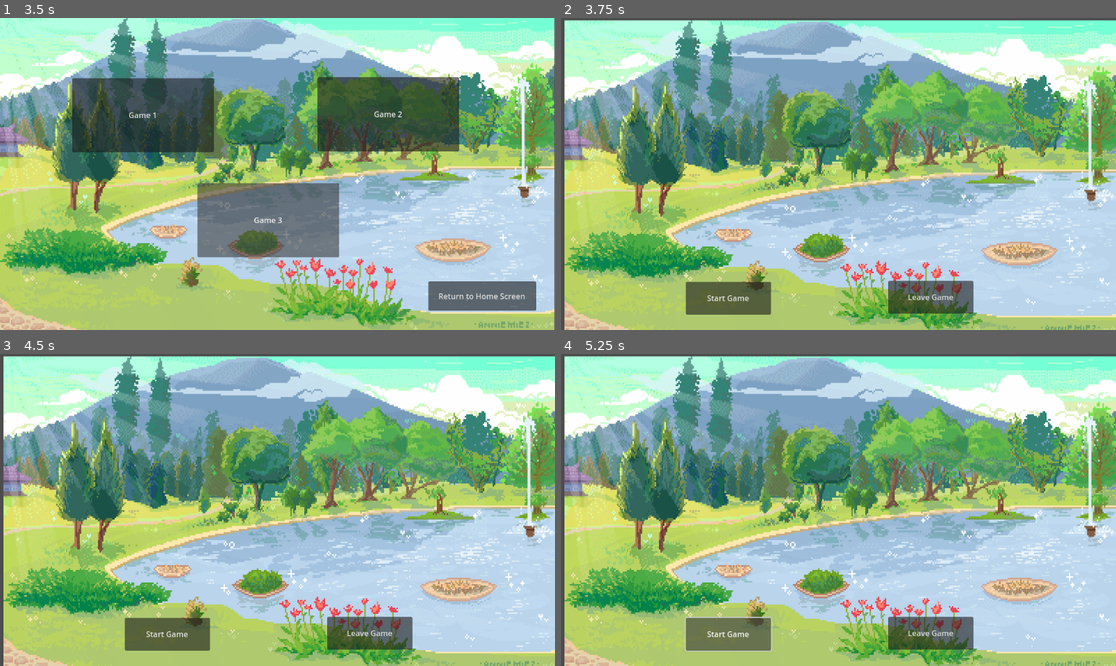
Above: before the commit, frames 1-4 (two rows, left to right).
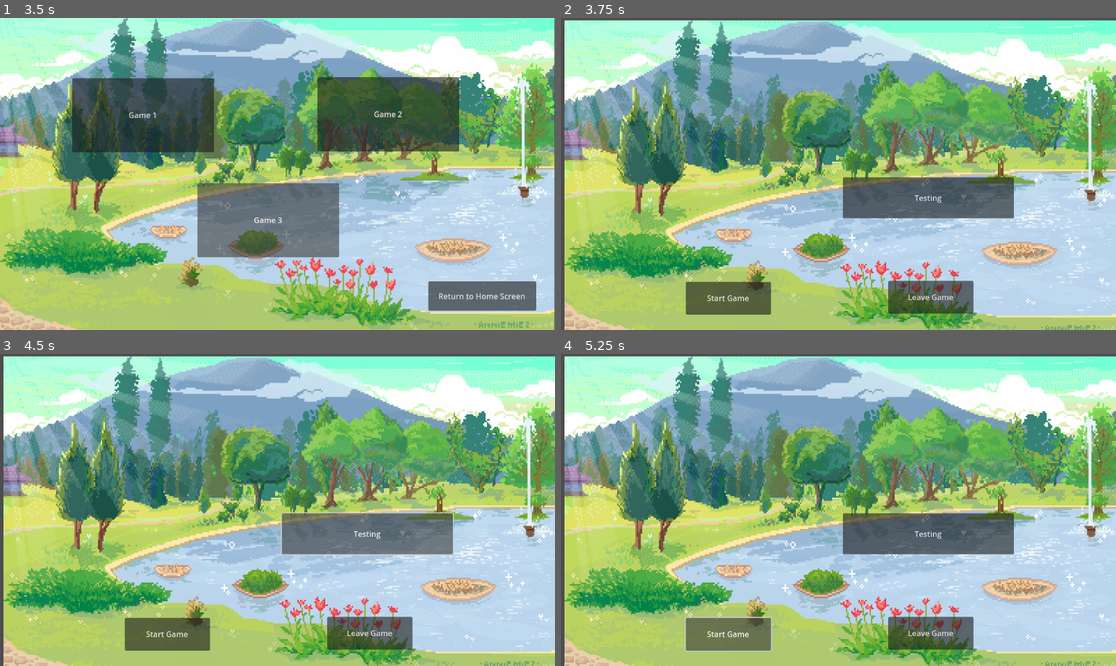
Above: after the commit, the same moments.

Repository: jade-od/Final-Project
Game: Godot game, scene res://main.tscn
Two runs of this game, one before a commit and one after it. Both use one fixed random seed, a clock stepped at 60 frames per second and the inputs below.
Inputs (mouse positions are in pixels of both pictures, inside the frame that each line leads up to):
- Up to frame 1 (3.5 s): click "PLAY" at 0.5 s; click "Left" at 1.25 s; click "Right" at 2 s; click "Select" at 2.75 s
- Up to frame 2 (3.75 s): click "Game 1" at 3.5 s
- Up to frame 3 (4.5 s): click (366, 534) at 4.25 s, where only the run after the commit has a clickable "Testing"
- Up to frame 4 (5.25 s): click "Start Game" at 5 s

Frame 1 is identical in both runs. In frame 2, 4.0% of the frame differs, in the area x 50-82%, y 51-65%; in frame 3, 4.3%, in the area x 50-82%, y 50-65%; in frame 4, 4.0%.

Commit message:
push

Diff:
--- a/testing godot/game_1.tscn
+++ b/testing godot/game_1.tscn
@@ -10,6 +10,13 @@
 position = Vector2(585, 331)
 scale = Vector2(0.482471, 0.544314)
 texture = ExtResource("2_vdv26")
+
+[node name="Button" type="Button" parent="."]
+offset_left = 585.0
+offset_top = 331.0
+offset_right = 940.0
+offset_bottom = 416.0
+text = "Testing"
 
 [node name="Start" type="Button" parent="."]
 offset_left = 259.0
